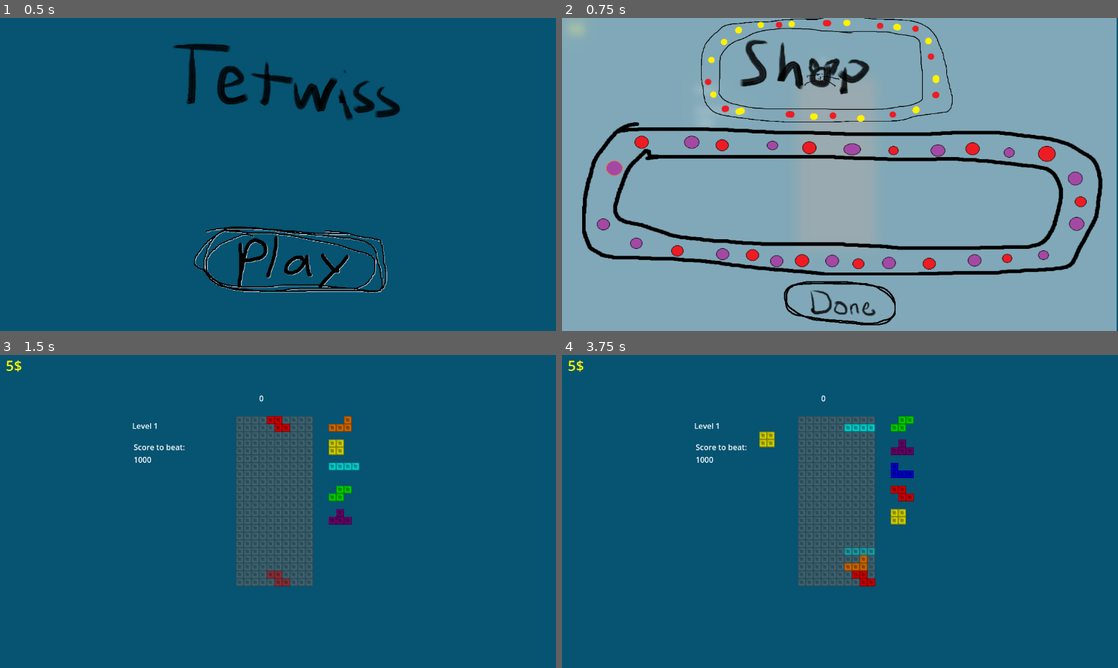
Above: before the commit, frames 1-4 (two rows, left to right).
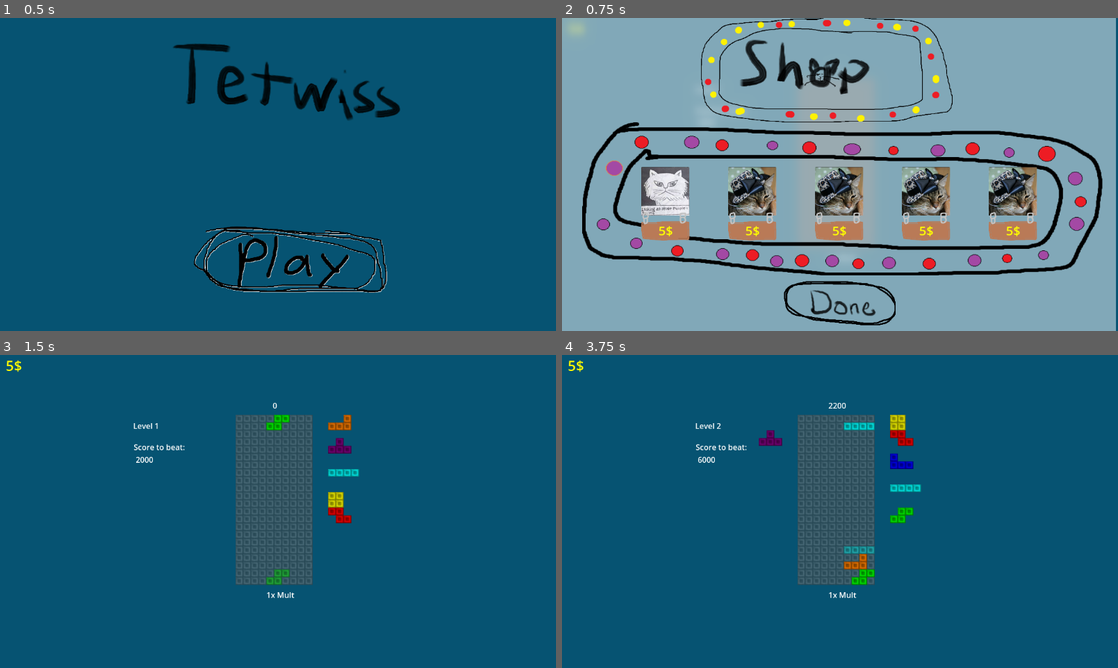
Above: after the commit, the same moments.

Repository: socpite/Tetwiss
Game: Godot game, scene res://scene/main.tscn
The game is run twice, just before and just after one commit, with the same random seed, the same clock (stepped at 60 frames per second) and the same inputs.
Inputs (mouse positions are in pixels of both pictures, inside the frame that each line leads up to):
- Up to frame 1 (0.5 s): no input
- Up to frame 2 (0.75 s): click (851, 259) at 0.5 s
- Up to frame 3 (1.5 s): click (278, 639) at 1.25 s
- Up to frame 4 (3.75 s): tap Enter at 2 s; hold Right (right) 2.03-2.78 s; tap H (hack, bound only after the commit) at 2.1, 3.05 s; tap Space (hard drop) at 2.75, 2.85 s; hold Left (left) 2.78-3.53 s; hold Right (right) from 3.53 s (still down); tap C (hold piece) at 3.6 s

Frame 1 is identical in both runs. In frame 2, 9.2% of the frame differs, in the area x 14-100%, y 0-100%; in frame 3, 2.0%; in frame 4, 2.5%.
Error before the commit: Parse Error: Identifier "Helper" not declared in the current scope. (res://scripts/Item.gd:14)

Commit message:
cleanup & update to 4.3

Diff:
--- /dev/null
+++ b/assets/boss_data.json
@@ -0,0 +1,9 @@
+{
+	"The Fluff":
+		{
+			"id": 1,
+			"icon_path": "res://assets/bosses/The Fluff/icon.jpg",
+			"script_path": "res://assets/bosses/The Fluff/script.gd",
+			"boss_description": "Cover half of the board"
+		}
+}
--- a/assets/bosses/The Fluff/script.gd
+++ b/assets/bosses/The Fluff/script.gd
@@ -12,7 +12,7 @@
 
 	for i in cover_height:
 		for j in cover_width:
-			tilemap.set_cell(tilemap.layers.HUD, Vector2i(j, i), 0, Vector2i(0, 0), 8)
+			tilemap.set_cell(tilemap.layers.HUD, Vector2i(j, i + cover_height), 0, Vector2i(0, 0), 8)
 
 	tilemap.clear_layer(tilemap.layers.ghost_piece)
 	tilemap.ghost_piece_enabled = false
@@ -27,7 +27,7 @@
 
 	for i in cover_height:
 		for j in cover_width:
-			tilemap.set_cell(tilemap.layers.HUD, Vector2i(j, i))
+			tilemap.set_cell(tilemap.layers.HUD, Vector2i(j, i + cover_height))
 
 	tilemap.clear_layer(tilemap.layers.ghost_piece)
 	tilemap.ghost_piece_enabled = true
--- a/assets/item_data.json
+++ b/assets/item_data.json
@@ -5,5 +5,12 @@
 			"icon_path": "res://assets/items/The first cat meme/icon.png",
 			"script_path": "res://assets/items/The first cat meme/script.gd",
 			"cost": 5
+		},
+	"Cat with hat":
+		{
+			"id": 2,
+			"icon_path": "res://assets/items/Cat with hat/icon.jpg",
+			"script_path": "res://assets/items/Cat with hat/script.gd",
+			"cost": 5
 		}
 }
--- /dev/null
+++ b/assets/items/Cat with hat/script.gd
@@ -0,0 +1,14 @@
+extends Node
+
+
+# Called when the node enters the scene tree for the first time.
+func _ready() -> void:
+	pass # Replace with function body.
+
+
+# Called every frame. 'delta' is the elapsed time since the previous frame.
+func _process(delta: float) -> void:
+	pass
+
+func modify(player):
+	pass
--- a/project.godot
+++ b/project.godot
@@ -19,6 +19,7 @@
 
 Data="*res://scripts/Autoloads/Data.gd"
 Events="*res://scripts/Autoloads/Events.gd"
+Helper="*res://scripts/Autoloads/helper.gd"
 
 [display]
 
@@ -81,3 +82,8 @@
 "events": [Object(InputEventKey,"resource_local_to_scene":false,"resource_name":"","device":-1,"window_id":0,"alt_press …(195 unchanged characters)…
 ]
 }
+hack={
+"deadzone": 0.5,
+"events": [Object(InputEventKey,"resource_local_to_scene":false,"resource_name":"","device":-1,"window_id":0,"alt_pressed":false,"shift_pressed":false,"ctrl_pressed":false,"meta_pressed":false,"pressed":false,"keycode":0,"physical_keycode":72,"key_label":0,"unicode":104,"location":0,"echo":false,"script":null)
+]
+}
--- a/scene/main.tscn
+++ b/scene/main.tscn
@@ -3,7 +3,7 @@
 [ext_resource type="Script" path="res://scripts/main.gd" id="1_4kcuh"]
 [ext_resource type="Script" path="res://scripts/menu.gd" id="2_76ycs"]
 [ext_resource type="Texture2D" uid="uid://c6tebwrw7nxlw" path="res://assets/game_title.png" id="3_u0klc"]
-[ext_resource type="Texture2D" uid="uid://dhi7b75awdtdi" path="res://assets/play_button.png" id="4_a7ntn"]
+[ext_resource type="Texture2D" uid="uid://dhi7b75awdtdi" path="res://assets/GUI_sprite/play_button.png" id="4_a7ntn"]
 
 [node name="Main" type="Node"]
 script = ExtResource("1_4kcuh")
--- a/scene/menu.tscn
+++ b/scene/menu.tscn
@@ -2,7 +2,7 @@
 
 [ext_resource type="Texture2D" uid="uid://c6tebwrw7nxlw" path="res://assets/game_title.png" id="1_6ijhq"]
 [ext_resource type="Script" path="res://scripts/menu.gd" id="1_v85yo"]
-[ext_resource type="Texture2D" uid="uid://dhi7b75awdtdi" path="res://assets/play_button.png" id="2_df33e"]
+[ext_resource type="Texture2D" uid="uid://dhi7b75awdtdi" path="res://assets/GUI_sprite/play_button.png" id="2_df33e"]
 
 [node name="Menu" type="Node2D"]
 script = ExtResource("1_v85yo")
--- a/scene/shop.tscn
+++ b/scene/shop.tscn
@@ -1,10 +1,10 @@
 [gd_scene load_steps=6 format=3 uid="uid://cl1agwnbsteo5"]
 
 [ext_resource type="Script" path="res://scripts/shop.gd" id="1_aqu4h"]
-[ext_resource type="Texture2D" uid="uid://csw5bu5kj2r7f" path="res://assets/shop_title.png" id="1_g0f3j"]
+[ext_resource type="Texture2D" uid="uid://csw5bu5kj2r7f" path="res://assets/GUI_sprite/shop_title.png" id="1_g0f3j"]
 [ext_resource type="PackedScene" uid="uid://cfsl7460h4s6p" path="res://scene/item.tscn" id="3_k4whs"]
-[ext_resource type="Texture2D" uid="uid://cv8qa6ndhq82a" path="res://assets/shop_outline.png" id="4_hr3f6"]
-[ext_resource type="Texture2D" uid="uid://ctoxb6jt8fakt" path="res://assets/shop_done.png" id="5_qbx72"]
+[ext_resource type="Texture2D" uid="uid://cv8qa6ndhq82a" path="res://assets/GUI_sprite/shop_outline.png" id="4_hr3f6"]
+[ext_resource type="Texture2D" uid="uid://ctoxb6jt8fakt" path="res://assets/GUI_sprite/shop_done.png" id="5_qbx72"]
 
 [node name="Shop" type="Node2D"]
 z_index = 8
--- a/scene/tile_map.tscn
+++ b/scene/tile_map.tscn
@@ -1,7 +1,7 @@
 [gd_scene load_steps=15 format=3 uid="uid://cwensks5asunm"]
 
-[ext_resource type="Texture2D" uid="uid://capn7wain57ar" path="res://assets/square_set.png" id="1_ks840"]
-[ext_resource type="Texture2D" uid="uid://wyve4t5bny04" path="res://assets/square_background.png" id="2_n1ddr"]
+[ext_resource type="Texture2D" uid="uid://capn7wain57ar" path="res://assets/GUI_sprite/square_set.png" id="1_ks840"]
+[ext_resource type="Texture2D" uid="uid://wyve4t5bny04" path="res://assets/GUI_sprite/square_background.png" id="2_n1ddr"]
 [ext_resource type="Script" path="res://scripts/tile_map.gd" id="3_867pe"]
 [ext_resource type="Script" path="res://scripts/PieceQueue.gd" id="4_27gu6"]
 [ext_resource type="Script" path="res://scripts/InputHandler.gd" id="5_8fh7r"]
@@ -9,7 +9,7 @@
 [ext_resource type="Texture2D" uid="uid://dl6ohc02vpxf6" path="res://assets/charge_bar.png" id="7_misee"]
 [ext_resource type="Script" path="res://scripts/ChargeBar.gd" id="8_k88vh"]
 [ext_resource type="Shader" path="res://scene/blur.gdshader" id="9_3fu1i"]
-[ext_resource type="Script" path="res://scene/Inventory.gd" id="9_asag2"]
+[ext_resource type="Script" path="res://scripts/Inventory.gd" id="9_asag2"]
 
 [sub_resource type="TileSetAtlasSource" id="TileSetAtlasSource_2c3e3"]
 texture = ExtResource("1_ks840")
@@ -48,7 +48,7 @@
 shader_parameter/color_over = Color(1, 1, 1, 0)
 
 [node name="TileMap" type="TileMap" groups=["game"]]
-position = Vector2(489, 127)
+position = Vector2(479, 127)
 scale = Vector2(2, 2)
 tile_set = SubResource("TileSet_sxls5")
 format = 2
@@ -56,14 +56,10 @@
 layer_0/modulate = Color(1, 1, 1, 0.572549)
 layer_0/tile_data = PackedInt32Array(1376256, 1, 0, 1310720, 1, 0, 1245184, 1, 0, 1179648, 1, 0, 1114112, 1, 0, 1048576 …(2997 unchanged characters)…
 layer_1/name = "existing_tiles"
-layer_1/tile_data = PackedInt32Array()
 layer_2/name = "ghost_piece"
 layer_2/modulate = Color(1, 1, 1, 0.52549)
-layer_2/tile_data = PackedInt32Array()
 layer_3/name = "current_piece"
-layer_3/tile_data = PackedInt32Array()
 layer_4/name = "HUD"
-layer_4/tile_data = PackedInt32Array()
 script = ExtResource("3_867pe")
 
 [node name="PieceDropTimer" type="Timer" parent="." groups=["gameplay_timers"]]
@@ -163,6 +159,8 @@
 offset_right = 330.0
 offset_bottom = 274.0
 
+[node name="Node2D" type="Node2D" parent="."]
+
 [connection signal="timeout" from="PieceDropTimer" to="." method="_on_piece_drop_timer_timeout"]
 [connection signal="hard_drop" from="InputHandler" to="." method="hard_drop"]
 [connection signal="hold_piece" from="InputHandler" to="." method="hold_piece"]
--- a/scripts/Autoloads/Data.gd
+++ b/scripts/Autoloads/Data.gd
@@ -2,6 +2,7 @@
 
 var piece_data = JSON.parse_string(FileAccess.open("res://assets/piece_data.json", FileAccess.READ).get_as_text())
 var item_data = JSON.parse_string(FileAccess.open("res://assets/item_data.json", FileAccess.READ).get_as_text())
+var boss_data = JSON.parse_string(FileAccess.open("res://assets/boss_data.json", FileAccess.READ).get_as_text())
 
 func query(piece_name: String, data_name: String):
 	return piece_data[piece_name][data_name]
--- a/scripts/ItemIcon.gd
+++ /dev/null
@@ -1,16 +0,0 @@
-extends Sprite2D
-
-func scale_to_square(size):
-	var x = texture.get_width()
-	var y = texture.get_height()
-
-	scale.x = size/x
-	scale.y = size/y
-
-func _ready():
-	pass # Replace with function body.
-
-
-# Called every frame. 'delta' is the elapsed time since the previous frame.
-func _process(delta):
-	pass
--- a/scripts/Level.gd
+++ b/scripts/Level.gd
@@ -29,4 +29,4 @@
 	$TargetScoreLabel.text = "Score to beat:\n " + str(game.target_score)
 	display_combo()
 	$ChargeBar.target_charge = str(game.charge)
-	$MultiplierLabel.text = str(game.multiplier)
+	$MultiplierLabel.text = str(game.multiplier) + "x Mult"
--- a/scripts/game.gd
+++ b/scripts/game.gd
@@ -18,6 +18,10 @@
 
 # Called every frame. 'delta' is the elapsed time since the previous frame.
 func _process(delta: float) -> void:
+
+	if Input.is_action_just_pressed("hack"):
+		score += 1000
+
 	if score >= target_score:
 		set_level(current_level + 1)
 	display()
--- a/scripts/main.gd
+++ b/scripts/main.gd
@@ -1,7 +1,7 @@
 extends Node
 # Called when the node enters the scene tree for the first time.
 
-var game_scene = preload("res://scene/tile_map.tscn")
+var game_scene = preload("res://scene/game.tscn")
 var shop_scene = preload("res://scene/shop.tscn")
 
 func _ready():
@@ -17,7 +17,7 @@
 
 func _on_game_over():
 	$Menu.show()
-	get_node("TileMap").queue_free()
+	get_node("Game").queue_free()
 
 
 func _on_play_button_pressed():
@@ -26,9 +26,9 @@
 
 
 func open_shop():
-	get_node("TileMap").pause()
+	get_node("Game").pause()
 	add_child(shop_scene.instantiate())
 
 func close_shop():
-	get_node("TileMap").unpause()
+	get_node("Game").unpause()
 	get_node("Shop").queue_free()
--- a/scripts/tile_map.gd
+++ b/scripts/tile_map.gd
@@ -14,6 +14,7 @@
 var queue_sight = 5
 var paused = false
 var inventory = []
+var ghost_piece_enabled = true
 
 enum layers { background, existing_tiles, ghost_piece, current_piece, HUD }
 
@@ -25,8 +26,9 @@
 	if paused:
 		return
 
+	if ghost_piece_enabled:
+		draw_ghost_piece()
 	draw_current_piece()
-	draw_ghost_piece()
 	draw_HUD_piece()
 
 
@@ -221,9 +223,17 @@
 	if not check_piece(current_piece):
 		Events.game_over.emit()
 
+func clear_HUD():
+	for i in 4:
+		for j in 4:
+			set_cell(layers.HUD, HOLDING_PIECE_POSITION + Vector2i(i, j))
+
+	for i in 30:
+		for j in 30:
+			set_cell(layers.HUD, QUEUE_POSITION + Vector2i(i, j))
 
 func draw_HUD_piece():
-	clear_layer(layers.HUD)
+	clear_HUD()
 	draw_holding_piece()
 	draw_piece_queue()
 
Binary file added: assets/GUI_sprite/boss_background.jpg
Not shown, changed: assets/GUI_sprite/boss_background.jpg.import
Renamed: assets/play_button.png -> assets/GUI_sprite/play_button.png
Not shown, added: assets/GUI_sprite/play_button.png.import
Renamed: assets/shop_done.png -> assets/GUI_sprite/shop_done.png
Not shown, changed: assets/GUI_sprite/shop_done.png.import
Renamed: assets/shop_outline.png -> assets/GUI_sprite/shop_outline.png
Not shown, changed: assets/GUI_sprite/shop_outline.png.import
Renamed: assets/shop_title.png -> assets/GUI_sprite/shop_title.png
Not shown, changed: assets/GUI_sprite/shop_title.png.import
Renamed: assets/smoke_extra_small.png -> assets/GUI_sprite/smoke_extra_small.png
Not shown, added: assets/GUI_sprite/smoke_extra_small.png.import
(and 9 more such lines)
